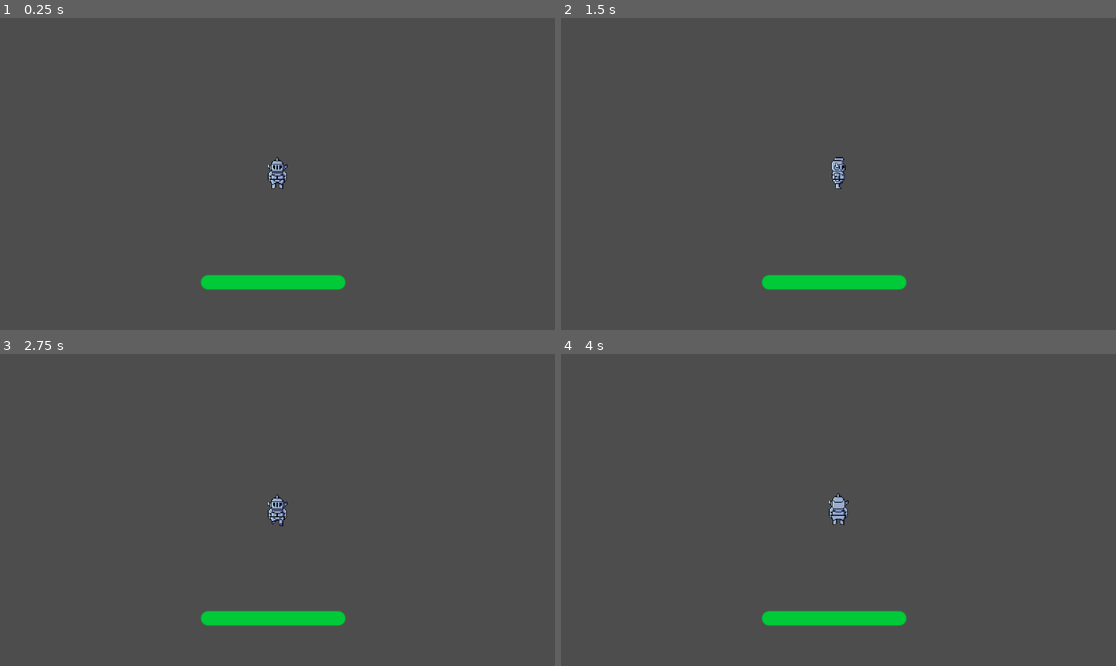
Above: before the commit, frames 1-4 (two rows, left to right).
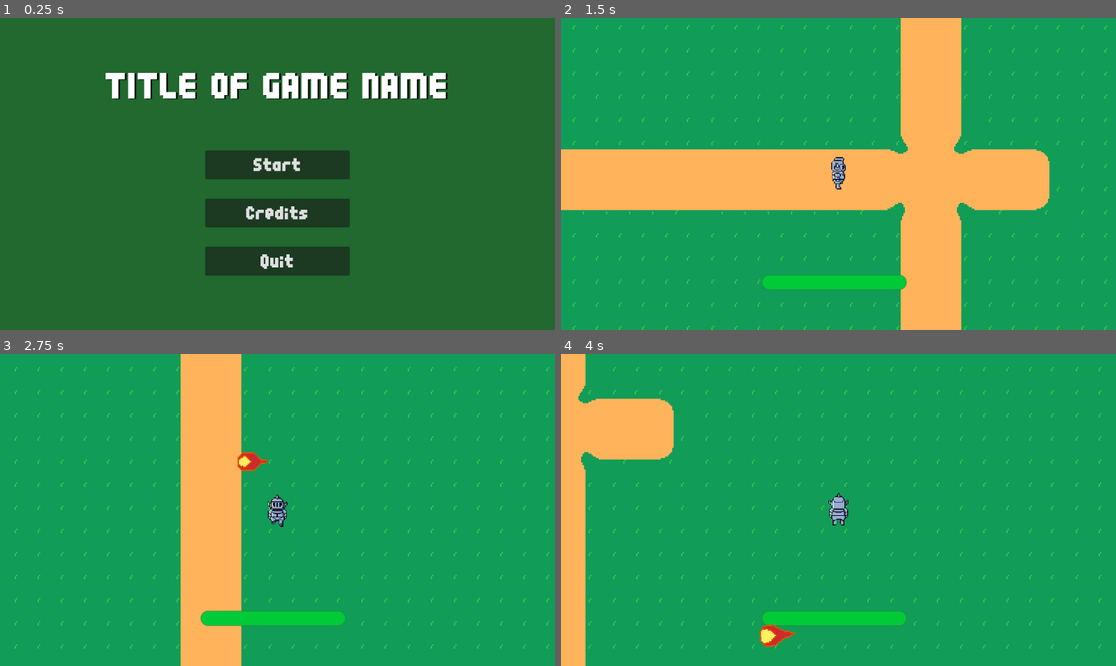
Above: after the commit, the same moments.

Repository: Laozey/Beginner-Game-Jam-2024
Game: Godot game, scene res://UI_UX/title_screen.tscn
Two runs of this game, one before a commit and one after it. Both use one fixed random seed, a clock stepped at 60 frames per second and the inputs below. Before the commit the project starts from res://Player/player.tscn.
Inputs (mouse positions are in pixels of both pictures, inside the frame that each line leads up to):
- Up to frame 1 (0.25 s): no input
- Up to frame 2 (1.5 s): click (838, 164) at 0.5 s, where only the run after the commit has a clickable "Start"; tap Enter at 1.25 s; hold D (right) from 1.28 s (still down)
- Up to frame 3 (2.75 s): release D (right) at 2.03 s; hold S (down) from 2.03 s (still down)
- Up to frame 4 (4 s): release S (down) at 2.78 s; hold D (right) 2.78-3.53 s; hold W (up) from 3.53 s (still down)

The runs differ from the first frame. In frame 1, 100% of the frame differs, in the area x 0-100%, y 0-100%; in frame 2, 99%; in frame 3, 99%; in frame 4, 99%.

Commit message:
changed main scene

Diff:
--- a/project.godot
+++ b/project.godot
@@ -11,7 +11,7 @@
 [application]
 
 config/name="Beginner-game-jam-2024"
-run/main_scene="res://Player/player.tscn"
+run/main_scene="res://UI_UX/title_screen.tscn"
 config/features=PackedStringArray("4.2", "Forward Plus")
 config/icon="res://icon.svg"
 
